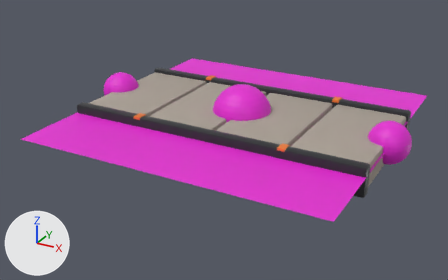
An edit to the Blender file res/models/placement/path/path_2.blend, drawn before and after from the same camera.
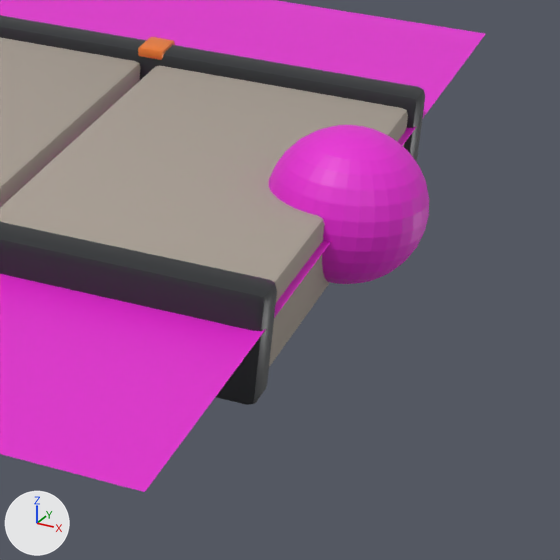
The first picture shows the older version from a camera (50 mm lens) standing at (1.76, -3.44, 1.52) and looking at (-0.07, -0.12, -0.15). The close-ups show the older and then the newer version on the part from 66% to 100% of the width and 31% to 86% of the height of that picture. Only the edits that show in the close-ups are written down. Every picture has the same lights, and +X, +Y and +Z are marked at lower left.

Names of what the first close-up shows: '%P%AnchorOut.001', '%P%Footprint', 'Path'.
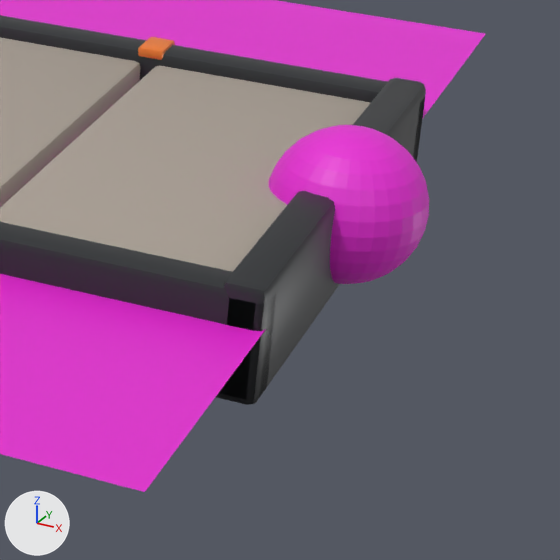
Pixel boxes [x1, y1, x2, y2] of what changed, in the close-ups (560 x 560 px):
'%V%AnchorOut.001-', added
    after: [220, 78, 426, 405]

Diff of the bpy script that builds the scene:
```diff
--- a/res/models/placement/path/path_2.blend.py
+++ b/res/models/placement/path/path_2.blend.py
@@ me_v_anchorout_001 @@
+me_v_anchorout_001.from_pydata(...)  # 112 vertices, 108 faces; spans x 0.929..1.001, y -0.49..0.49, z -0.13..0.075
+me_v_anchorout_001.polygons.foreach_set('use_smooth', [True] * 108)
+# faces by material slot: [54, 54]
+me_v_anchorout_001.materials.append(mat_frame_graphite)  # dark grey #35373a
+me_v_anchorout_001.materials.append(mat_accent_orange)  # orange #ed7c30
@@ ob_v_anchorout_001 @@
+ob_v_anchorout_001 = bpy.data.objects.new('%V%AnchorOut.001-', me_v_anchorout_001)
+ob_v_anchorout_001.location = (0.0, 0.0, 0.0)
```
